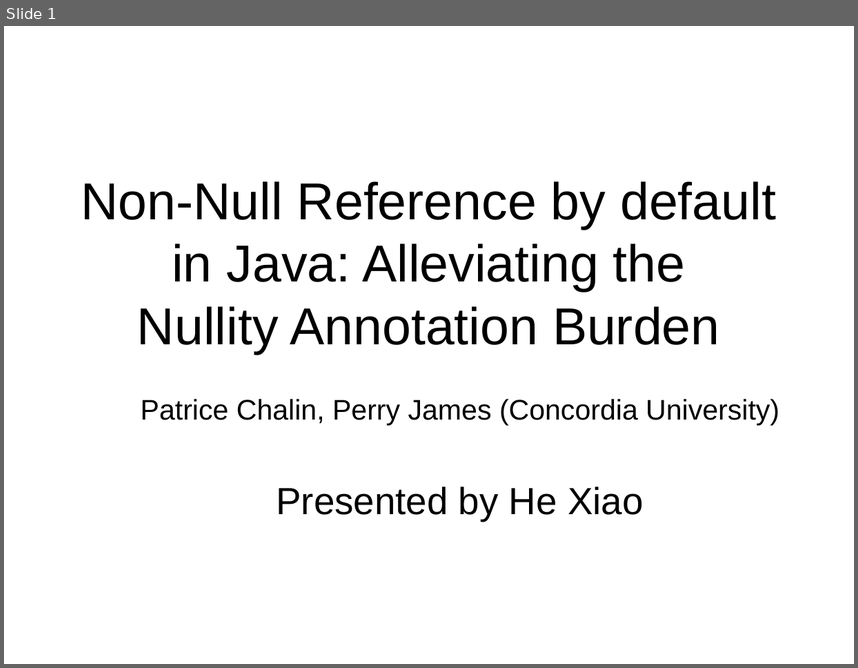
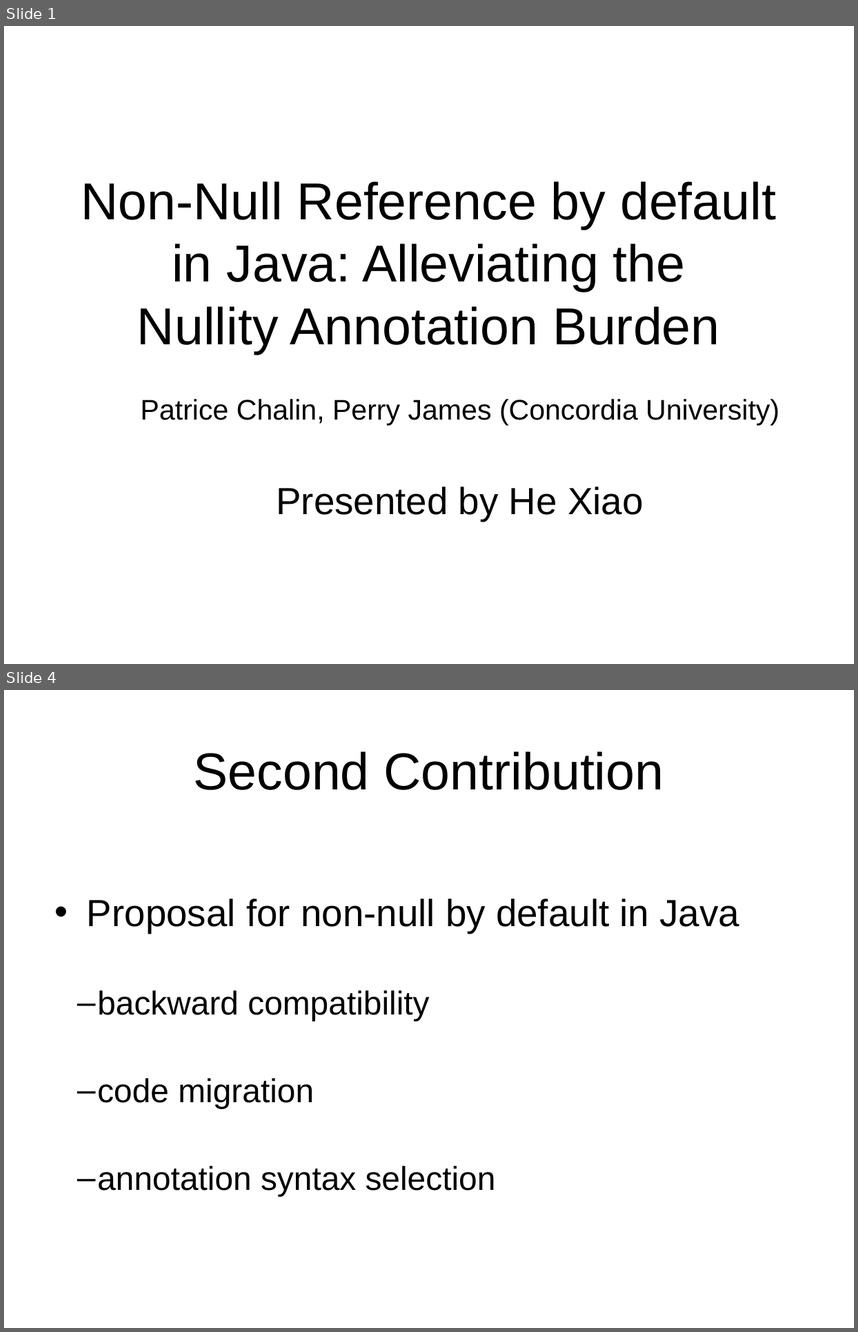
Before and after one commit to xiaohe27/Papers4Courses, a slide deck: CS527/Presentation/Non-Null-By-Default.ppt. Shown one above the other, each under a label of ours: slide 1 before the commit, slides 1 and 4 after it; the slides between them are not shown. The pictures are 858x668 and 858x1332 pixels, drawn with LibreOffice and Linux fonts; fonts in the diff are those of the drawing. Boxes give left, top, right and bottom in pixels: in the first picture for what was removed or moved away, otherwise in the second. Text is boxed around its words. In the diff, an @@ line names an element or a change of style, - is before the commit and + after.

```diff
--- a/CS527/Presentation/Non-Null-By-Default.ppt
+++ b/CS527/Presentation/Non-Null-By-Default.ppt
@@ slide 4 added at box(4, 690, 854, 1328), background #FFFFFF @@
@@ title added at box(194, 751, 664, 790), 44 pt, text #000000 @@
+Second Contribution
@@ text added at box(87, 898, 740, 1196), 28 pt, text #000000 @@
+• Proposal for non-null by default in Java
+  – backward compatibility
+  – code migration
+  – annotation syntax selection
```
Also in this commit, not shown: 2 other slides added, 1 other file.
